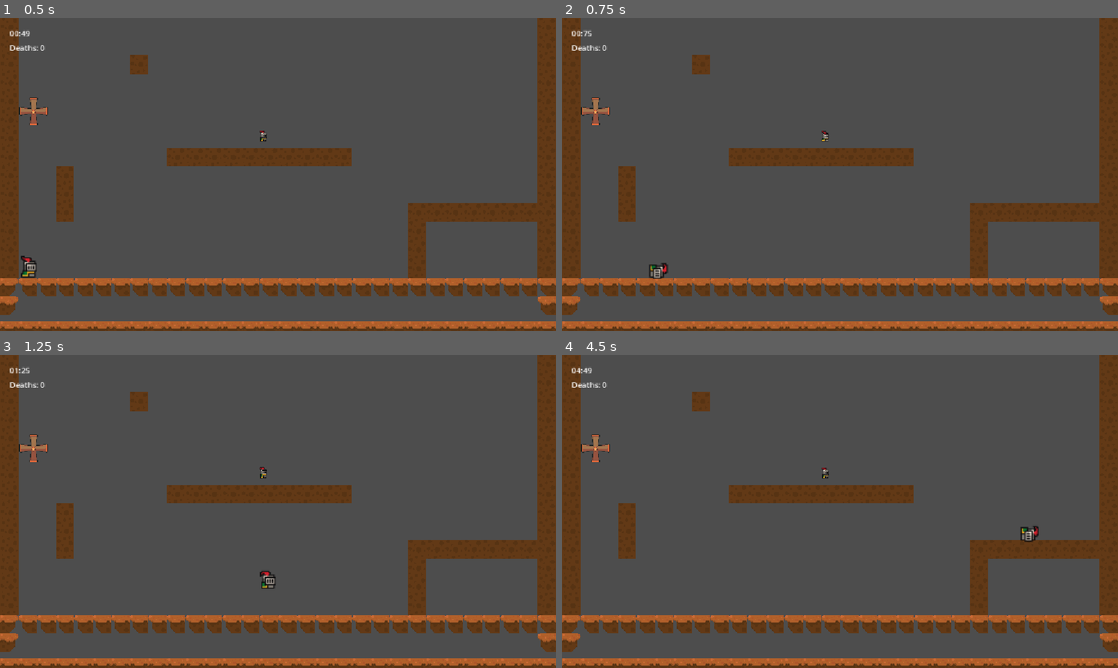
Above: before the commit, frames 1-4 (two rows, left to right).
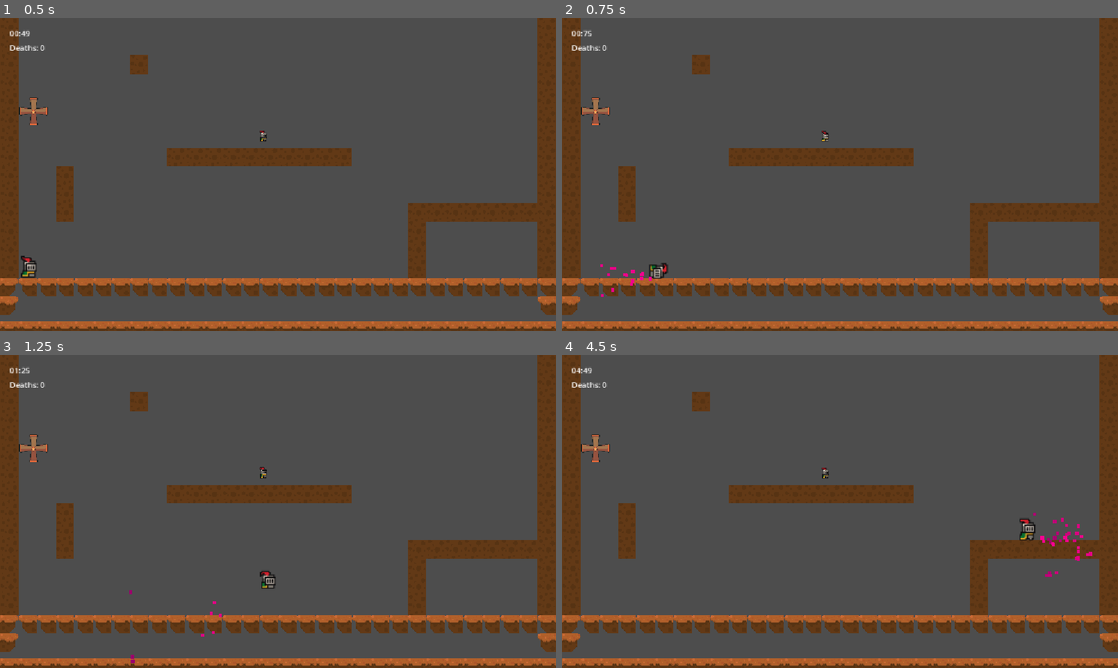
Above: after the commit, the same moments.

Repository: francoheredev/s.o.s--ice-cream
Game: Godot game, scene res://personaje/nivel de prueba/nivel_1.tscn
The game is run twice, just before and just after one commit, with the same random seed, the same clock (stepped at 60 frames per second) and the same inputs.
Inputs:
- Up to frame 1 (0.5 s): no input
- Up to frame 2 (0.75 s): hold Right (move_right) from 0.53 s (still down); hold Ctrl (run) from 0.53 s (still down)
- Up to frame 3 (1.25 s): keep holding Right (move_right); keep holding Ctrl (run); tap Space (jump) at 0.77, 0.8, 1.07 s
- Up to frame 4 (4.5 s): release Ctrl (run) at 1.28 s; tap Space (jump) at 1.35, 1.52, 1.82, 2.3, 3.02, 3.32 s; tap Ctrl (run) at 1.55, 2.85, 4.35 s; release Right (move_right) at 2.03 s; hold Left (move_left) 2.03-2.78 s; hold Ctrl (run) 2.03-2.78 s; hold Right (move_right) 2.78-4.28 s; hold Space (jump) 3.53-4.28 s; hold Left (move_left) from 4.28 s (still down)

Frame 1 is identical in both runs. In frame 2, less than 0.1% of the frame differs, in the area x 6-17%, y 78-90%; in frame 3, less than 0.1%; in frame 4, 0.4%, in the area x 82-96%, y 50-71%.

Commit message:
agregué juice de correr
particulas al correr

Diff:
--- a/particulas/particulascorrer.tscn
+++ b/particulas/particulascorrer.tscn
@@ -1,3 +1,25 @@
 [gd_scene format=3 uid="uid://dmnfvvb1qbd5g"]
 
-[node name="particulascorrer" type="GPUParticles2D" unique_id=1491381801]
+[sub_resource type="Gradient" id="Gradient_3frl7"]
+offsets = PackedFloat32Array(0, 0.5769231, 0.9395604)
+colors = PackedColorArray(0.9852058, 0.052410953, 0.57482535, 1, 0.8413724, 2.5990605e-06, 0.4899884, 1, 0.6136613, 9.866804e-06, 0.42515278, 1)
+
+[sub_resource type="GradientTexture1D" id="GradientTexture1D_3my0l"]
+gradient = SubResource("Gradient_3frl7")
+
+[sub_resource type="ParticleProcessMaterial" id="ParticleProcessMaterial_3frl7"]
+particle_flag_disable_z = true
+spread = 60.0
+initial_velocity_min = 80.0
+initial_velocity_max = 80.0
+gravity = Vector3(0, 200, 0)
+scale_min = 6.0
+scale_max = 7.0
+color = Color(1, 0, 1, 1)
+color_ramp = SubResource("GradientTexture1D_3my0l")
+
+[node name="RunParticles" type="GPUParticles2D" unique_id=1491381801]
+emitting = false
+amount = 40
+lifetime = 0.5
+process_material = SubResource("ParticleProcessMaterial_3frl7")
--- a/personaje/helado_f.gd
+++ b/personaje/helado_f.gd
@@ -1,6 +1,7 @@
 extends CharacterBody2D
 
 @export var death_particles_scene: PackedScene
+
 # --------------------
 # VELOCIDAD (SMB)
 # --------------------
@@ -54,10 +55,10 @@
 var dead := false
 
 @onready var anim = $AnimatedSprite2D
+@onready var run_particles = $RunParticles  # 🔥 NUEVO
 
 
 func _physics_process(delta):
-	# 🔥 si está muerto, no se mueve
 	if dead:
 		return
 
@@ -87,7 +88,7 @@
 		jump_buffer_timer = max(jump_buffer_timer - delta, 0)
 
 	# --------------------
-	# WALL JUMP (SMB + momentum)
+	# WALL JUMP
 	# --------------------
 	if on_wall and not on_floor and Input.is_action_just_pressed("jump"):
 		velocity.x = (wall_jump_force.x * wall_dir) + (velocity.x * 0.3)
@@ -152,55 +153,77 @@
 	if Input.is_action_just_released("jump") and velocity.y < 0:
 		velocity.y *= jump_cut
 
+	# --------------------
+	# RUN PARTICLES 🔥
+	# --------------------
+	var is_moving = abs(velocity.x) > 80
+
+	if on_floor and is_moving:
+		run_particles.emitting = true
+
+		# salen desde atrás del personaje
+		if velocity.x > 0:
+			run_particles.position.x = -6
+		else:
+			run_particles.position.x = 6
+	else:
+		run_particles.emitting = false
+
 	move_and_slide()
 	update_animations(input_dir)
 
 
 # --------------------
-# MUERTE (SMB)
+# MUERTE
 # --------------------
 func die():
 	if dead:
 		return
 
-	dead = true  # 🔥 evita doble trigger SIEMPRE
+	dead = true
 
 	GameManager.deaths += 1
 
-	print("muerto")
-
-	# 🎬 animación
 	anim.play("death")
 
-	# 💥 partículas (seguro)
 	if death_particles_scene:
 		var particles = death_particles_scene.instantiate()
 		particles.global_position = global_position
 		particles.z_index = 100
 		particles.emitting = true
 		get_parent().add_child(particles)
-	else:
-		print("⚠️ No asignaste death_particles_scene")
-
-	# 🧊 freeze tipo SMB
+
 	Engine.time_scale = 0.1
 	await get_tree().create_timer(0.08).timeout
 	Engine.time_scale = 1
 
-	# ⏳ tiempo para que se vea todo
 	await get_tree().create_timer(0.2).timeout
 
 	get_tree().reload_current_scene()
+
+
+# --------------------
+# ANIMACIONES
+# --------------------
 func update_animations(input_dir):
+	var dir = Input.get_axis("move_left", "move_right")
 	var is_running = Input.is_action_pressed("run")
 
-	if abs(velocity.x) > 20:
-		if velocity.x > 0:
-			play_anim("der2" if is_running else "der")
-		else:
-			play_anim("izq2" if is_running else "izq")
-	else:
+	if dir == 0:
 		play_anim("idle")
+		return
+
+	if not is_running:
+		if dir > 0:
+			play_anim("der")
+		else:
+			play_anim("izq")
+		return
+
+	if dir > 0:
+		play_anim("der2")
+	else:
+		play_anim("izq2")
 
 
 func play_anim(name):
--- a/personaje/helado_f.tscn
+++ b/personaje/helado_f.tscn
@@ -3,6 +3,7 @@
 [ext_resource type="Script" uid="uid://beb5n1t4autmm" path="res://personaje/helado_f.gd" id="1_7qoda"]
 [ext_resource type="Texture2D" uid="uid://y6j2ex8onbc1" path="res://arte/knight.png" id="1_f7sk4"]
 [ext_resource type="PackedScene" uid="uid://bn0gjt05dclct" path="res://particulas/death_particles.tscn" id="2_0l4dv"]
+[ext_resource type="PackedScene" uid="uid://dmnfvvb1qbd5g" path="res://particulas/particulascorrer.tscn" id="4_gf25q"]
 
 [sub_resource type="AtlasTexture" id="AtlasTexture_8jc6e"]
 atlas = ExtResource("1_f7sk4")
@@ -240,6 +241,59 @@
 }, {
 "frames": [{
 "duration": 1.0,
+"texture": SubResource("AtlasTexture_80a3q")
+}, {
+"duration": 1.0,
+"texture": SubResource("AtlasTexture_h2x7k")
+}, {
+"duration": 1.0,
+"texture": SubResource("AtlasTexture_qslm3")
+}, {
+"duration": 1.0,
+"texture": SubResource("AtlasTexture_7xlyn")
+}, {
+"duration": 1.0,
+"texture": SubResource("AtlasTexture_dcbgs")
+}, {
+"duration": 1.0,
+"texture": SubResource("AtlasTexture_rlc5s")
+}, {
+"duration": 1.0,
+"texture": SubResource("AtlasTexture_tyfuj")
+}, {
+"duration": 1.0,
+"texture": SubResource("AtlasTexture_pf3yx")
+}, {
+"duration": 1.0,
+"texture": SubResource("AtlasTexture_u16iw")
+}, {
+"duration": 1.0,
+"texture": SubResource("AtlasTexture_w4f3m")
+}, {
+"duration": 1.0,
+"texture": SubResource("AtlasTexture_85a48")
+}, {
+"duration": 1.0,
+"texture": SubResource("AtlasTexture_r46nu")
+}, {
+"duration": 1.0,
+"texture": SubResource("AtlasTexture_hky3q")
+}, {
+"duration": 1.0,
+"texture": SubResource("AtlasTexture_t2mrl")
+}, {
+"duration": 1.0,
+"texture": SubResource("AtlasTexture_3prxt")
+}, {
+"duration": 1.0,
+"texture": SubResource("AtlasTexture_7pdid")
+}],
+"loop": true,
+"name": &"izq",
+"speed": 16.0
+}, {
+"frames": [{
+"duration": 1.0,
 "texture": SubResource("AtlasTexture_56yco")
 }, {
 "duration": 1.0,
@@ -254,11 +308,6 @@
 "loop": true,
 "name": &"izq2",
 "speed": 4.0
-}, {
-"frames": [],
-"loop": true,
-"name": &"new_animation",
-"speed": 5.0
 }]
 
 [sub_resource type="CapsuleShape2D" id="CapsuleShape2D_qark5"]
@@ -269,29 +318,14 @@
 scale = Vector2(2.5, 2.5)
 script = ExtResource("1_7qoda")
 death_particles_scene = ExtResource("2_0l4dv")
-walk_speed = null
-run_speed = null
-ground_accel = null
-air_accel = null
-friction = null
-skid_friction = null
-gravity = null
-low_gravity = null
-fall_gravity = null
-jump_force = null
-jump_cut = null
-jump_horizontal_boost = null
-coyote_time = null
-jump_buffer_time = null
-wall_slide_speed = null
-wall_slide_accel = null
-wall_jump_force = null
-wall_jump_lock_time = null
 
 [node name="AnimatedSprite2D" type="AnimatedSprite2D" parent="." unique_id=786968593]
 sprite_frames = SubResource("SpriteFrames_x1cl1")
-animation = &"death"
+animation = &"izq"
 
 [node name="CollisionShape2D" type="CollisionShape2D" parent="." unique_id=189343663]
 position = Vector2(0, 4)
 shape = SubResource("CapsuleShape2D_qark5")
+
+[node name="RunParticles" parent="." unique_id=1491381801 instance=ExtResource("4_gf25q")]
+position = Vector2(0, 11.8)
